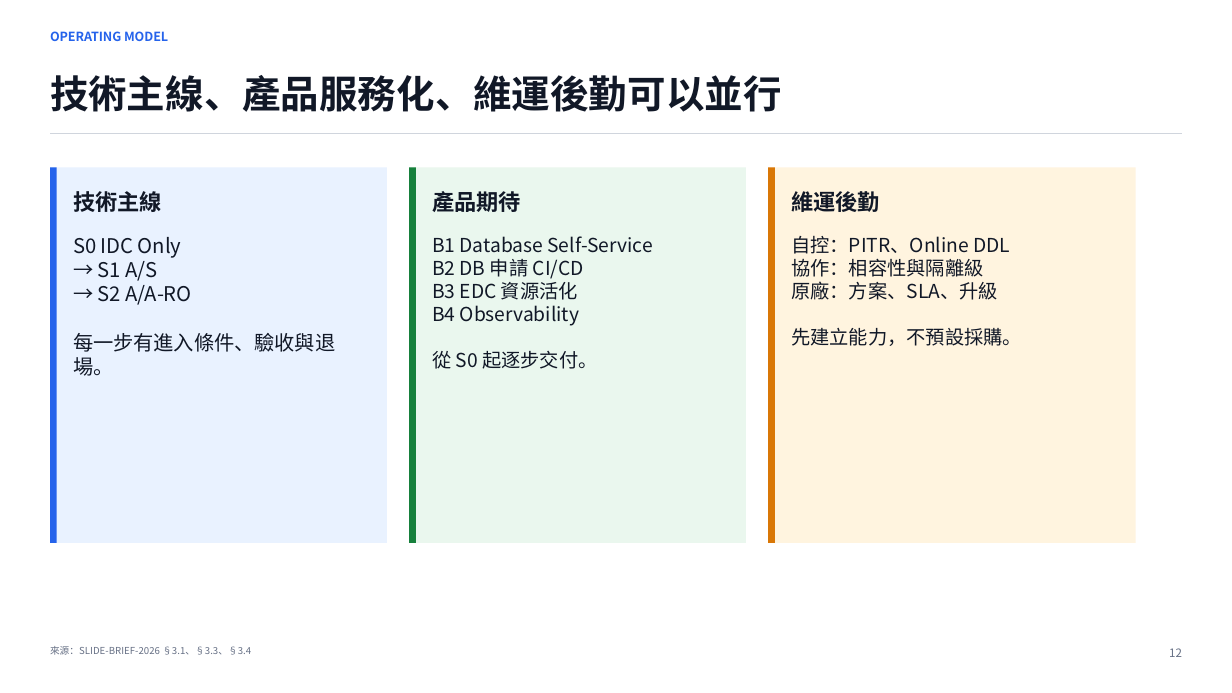
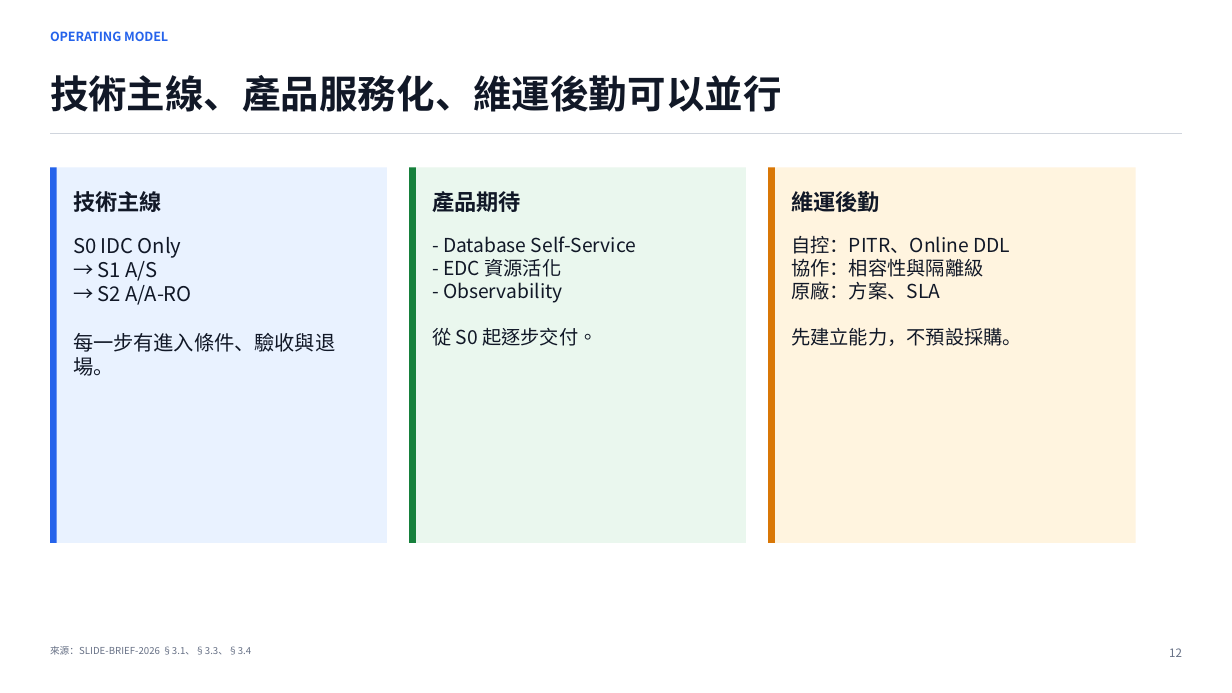
Before and after one commit to heavenruler/dba_career, a slide deck: slide 9 of poc/refresh/0827_slide_codex_v2.pptx (slide 13 before the commit). Drawn at 1232x693 pixels with LibreOffice and Linux fonts; fonts in the diff are those of the drawing. Boxes give left, top, right and bottom in pixels: in the first picture for what was removed or moved away, otherwise in the second. Text is boxed around its words. In the diff, an @@ line names an element or a change of style, - is before the commit and + after.

```diff
--- a/poc/refresh/0827_slide_codex_v2.pptx
+++ b/poc/refresh/0827_slide_codex_v2.pptx
@@ text at box(443, 236, 636, 303): text changed @@
-B1 Database Self-Service
-B2 DB 申請 CI/CD
-B3 EDC 資源活化
-B4 Observability
+- Database Self-Service
+- EDC 資源活化
+- Observability
@@ text at box(791, 281, 940, 300): text changed @@
-原廠：方案、SLA、升級
+原廠：方案、SLA
```
Also in this commit, not shown: 9 other slides changed, 2 other files.
